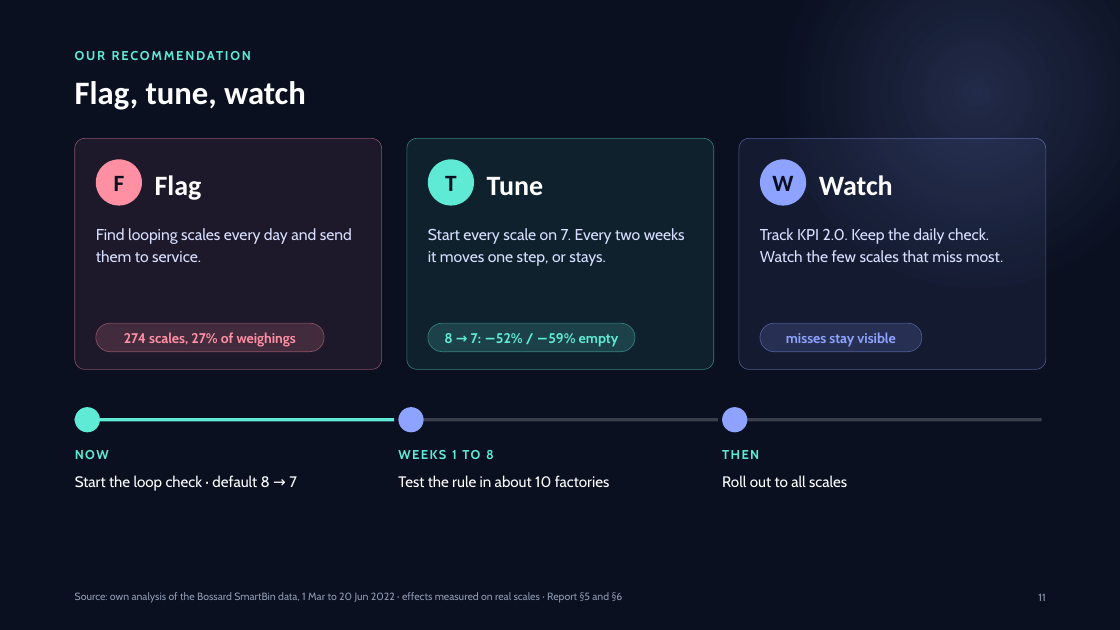
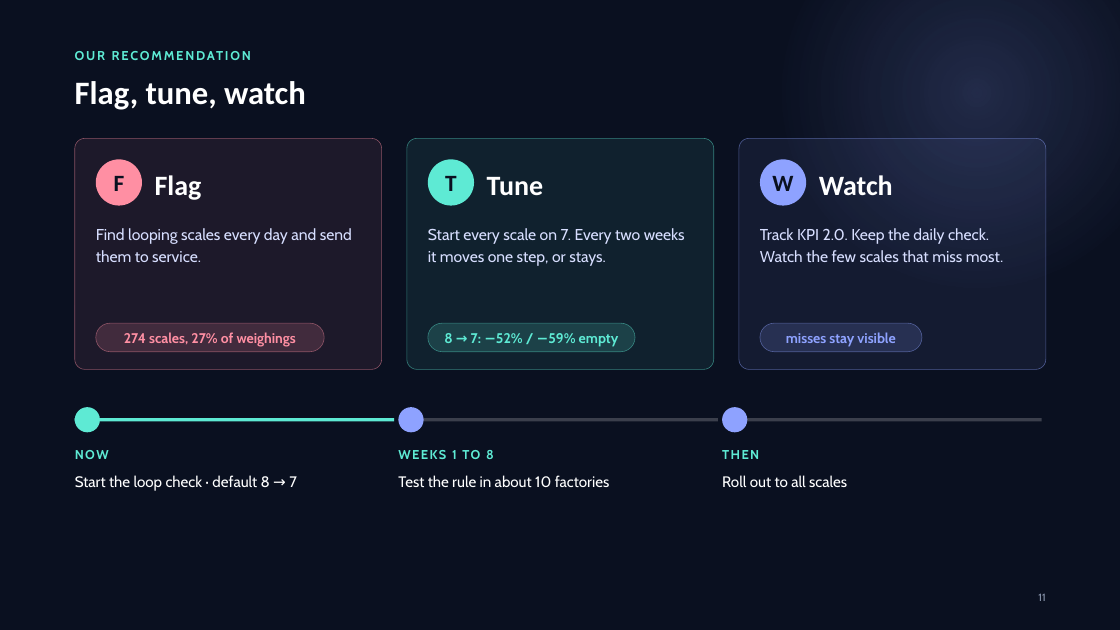
Before and after one commit to erenalpckroglu/smartbin-sensor-optimization, a slide deck: slide 11 of presentation/SmartBin – presentation.pptx. Drawn at 1120x630 pixels with LibreOffice and Linux fonts; fonts in the diff are those of the drawing. Boxes give left, top, right and bottom in pixels: in the first picture for what was removed or moved away, otherwise in the second. Text is boxed around its words. In the diff, an @@ line names an element or a change of style, - is before the commit and + after.

```diff
--- a/presentation/SmartBin – presentation.pptx
+++ b/presentation/SmartBin – presentation.pptx
@@ text removed at [75,592,623,603] @@
-Source: own analysis of the Bossard SmartBin data, 1 Mar to 20 Jun 2022 · effects measured on real scales · Report §5 and §6
```
Also in this commit, not shown: 19 other slides changed, 1 other file.
